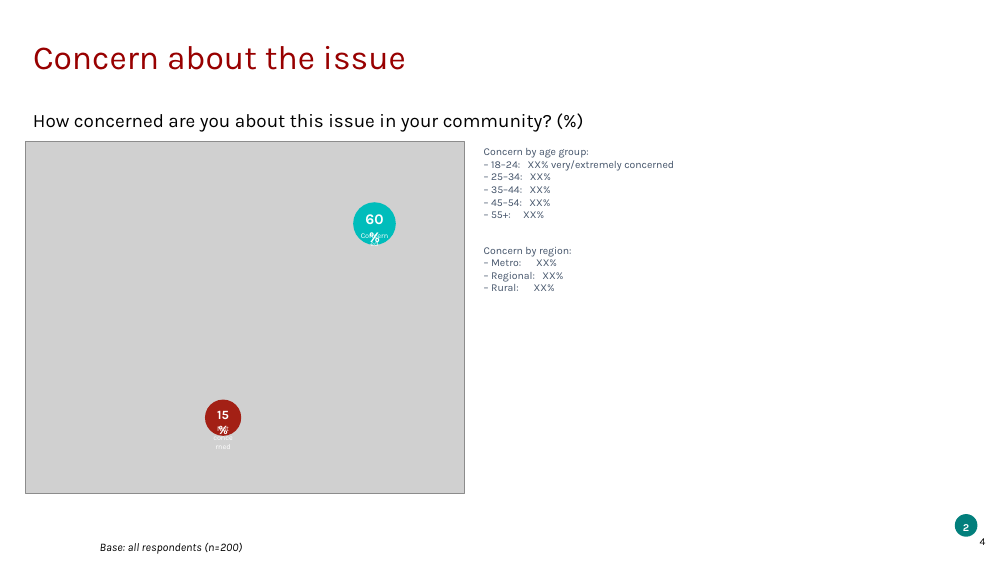
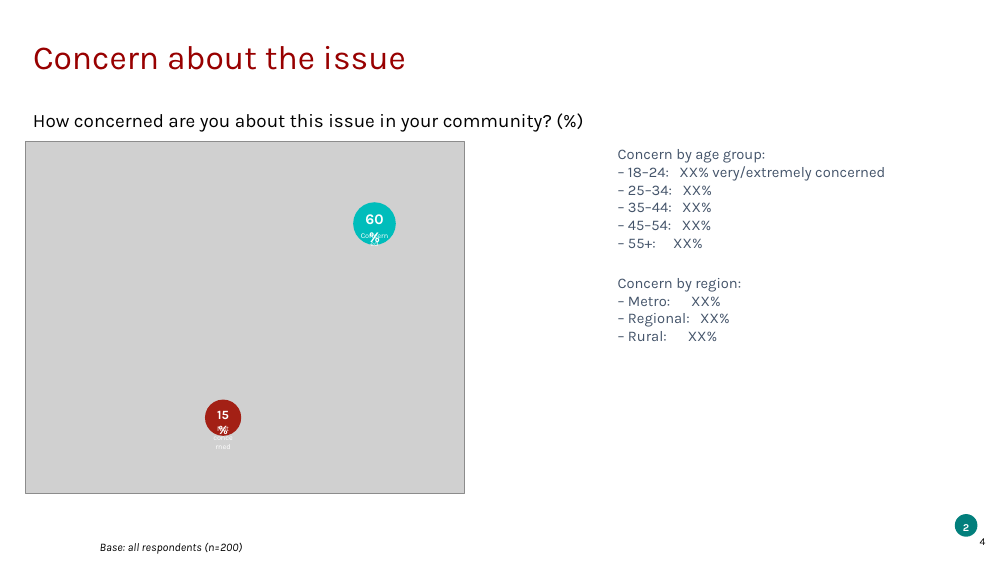
Before and after one commit to ThomasB4242/Test-1, a slide deck: slide 4 of sample_data/output.pptx. Drawn at 1008x567 pixels with LibreOffice and Linux fonts; fonts in the diff are those of the drawing; grey boxes stand for pictures; background and template pictures are left out. Boxes give left, top, right and bottom in pixels: in the first picture for what was removed or moved away, otherwise in the second. Text is boxed around its words. In the diff, an @@ line names an element or a change of style, - is before the commit and + after.

```diff
--- a/sample_data/output.pptx
+++ b/sample_data/output.pptx
@@ text "Concern by age group:": place and size @@
-text "Concern by age group:" at (484,148,674,291)
+text "Concern by age group:" at (618,149,885,341)
@@ text "Concern by age group:" at (618,149,885,341): size 10 to 14 pt @@
```
Also in this commit, not shown: 4 other slides changed, 1 slide added, 5 other files.
